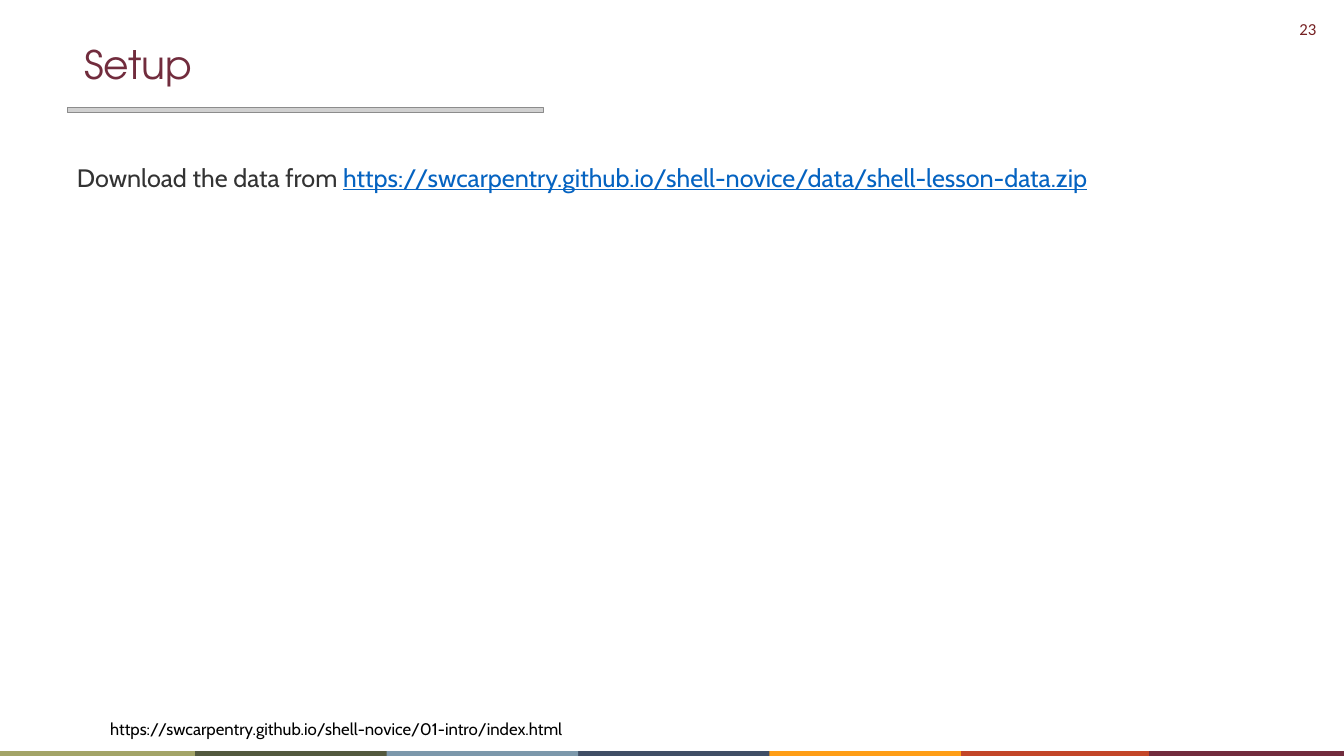
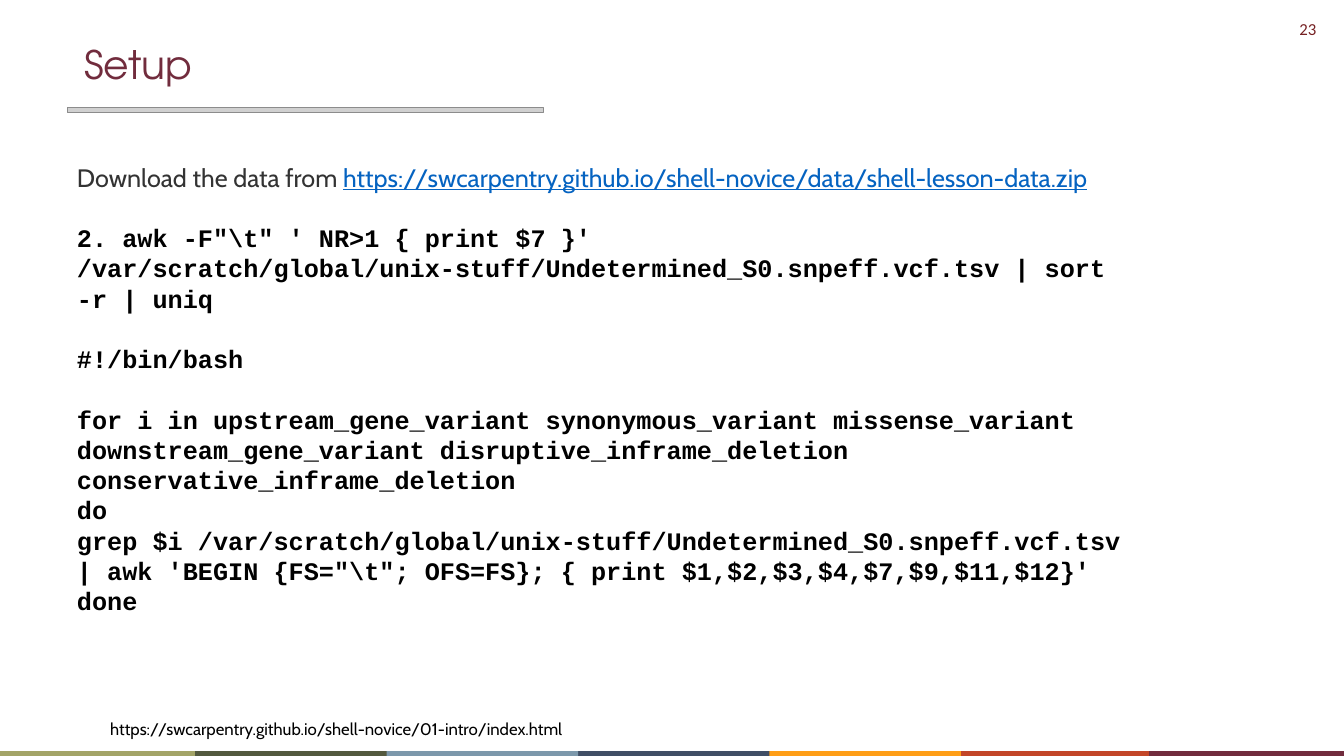
Before and after one commit to ajodeh-juma/ilri-africa-cdc-training, a slide deck: slide 23 of artic-ont-viral/tutorials-and-materials/introduction_to_shell_scripting.pptx. Drawn at 1344x756 pixels with LibreOffice and Linux fonts; fonts in the diff are those of the drawing; grey boxes stand for pictures; background and template pictures are left out. Boxes give left, top, right and bottom in pixels: in the first picture for what was removed or moved away, otherwise in the second. Text is boxed around its words. In the diff, an @@ line names an element or a change of style, - is before the commit and + after.

```diff
--- a/artic-ont-viral/tutorials-and-materials/introduction_to_shell_scripting.pptx
+++ b/artic-ont-viral/tutorials-and-materials/introduction_to_shell_scripting.pptx
@@ text at (77,229,1120,611): paragraphs added @@
+2. awk -F"\t" ' NR>1 { print $7 }' /var/scratch/global/unix-stuff/Undetermined_S0.snpeff.vcf.tsv | sort -r | uniq
+#!/bin/bash
+for i in upstream_gene_variant synonymous_variant missense_variant downstream_gene_variant disruptive_inframe_deletion conservative_inframe_deletion
+do
+grep $i /var/scratch/global/unix-stuff/Undetermined_S0.snpeff.vcf.tsv | awk 'BEGIN {FS="\t"; OFS=FS}; { print $1,$2,$3,$4,$7,$9,$11,$12}'
+done
```
Also in this commit, not shown: 1 slide added, 5 other files.
